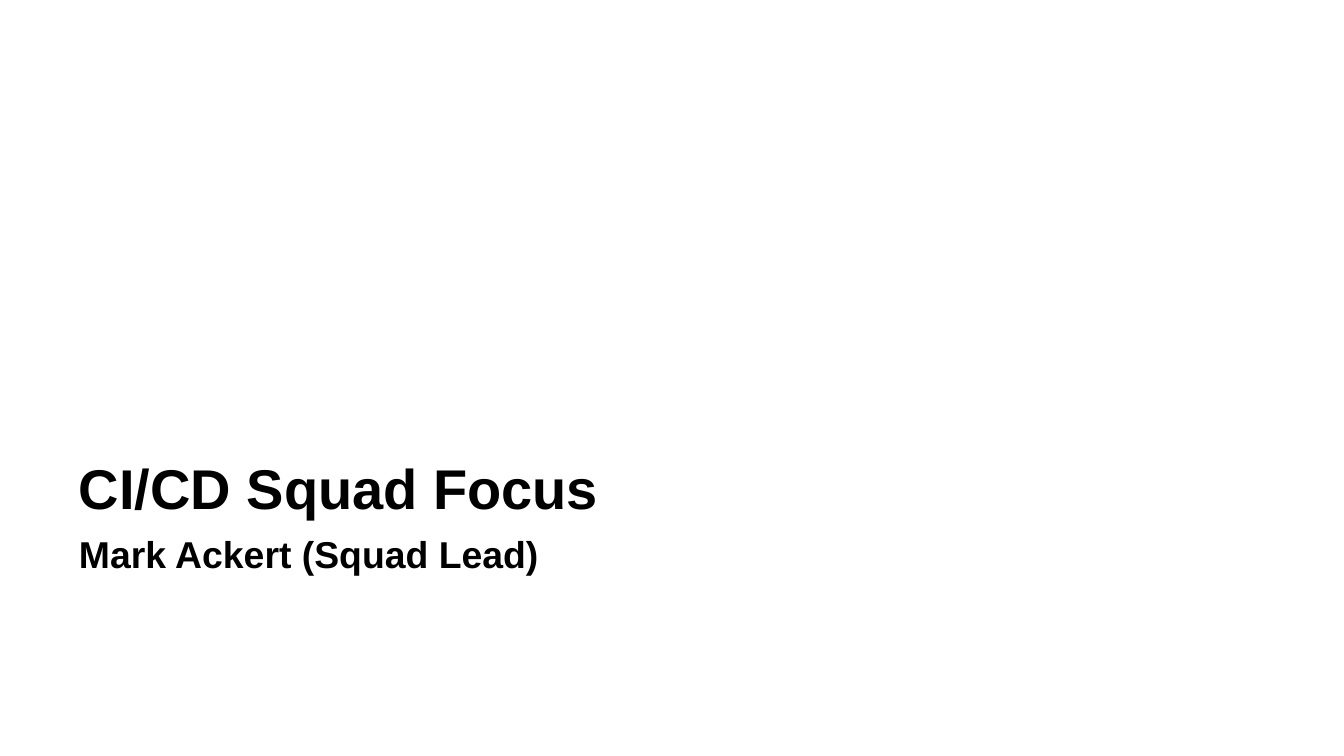
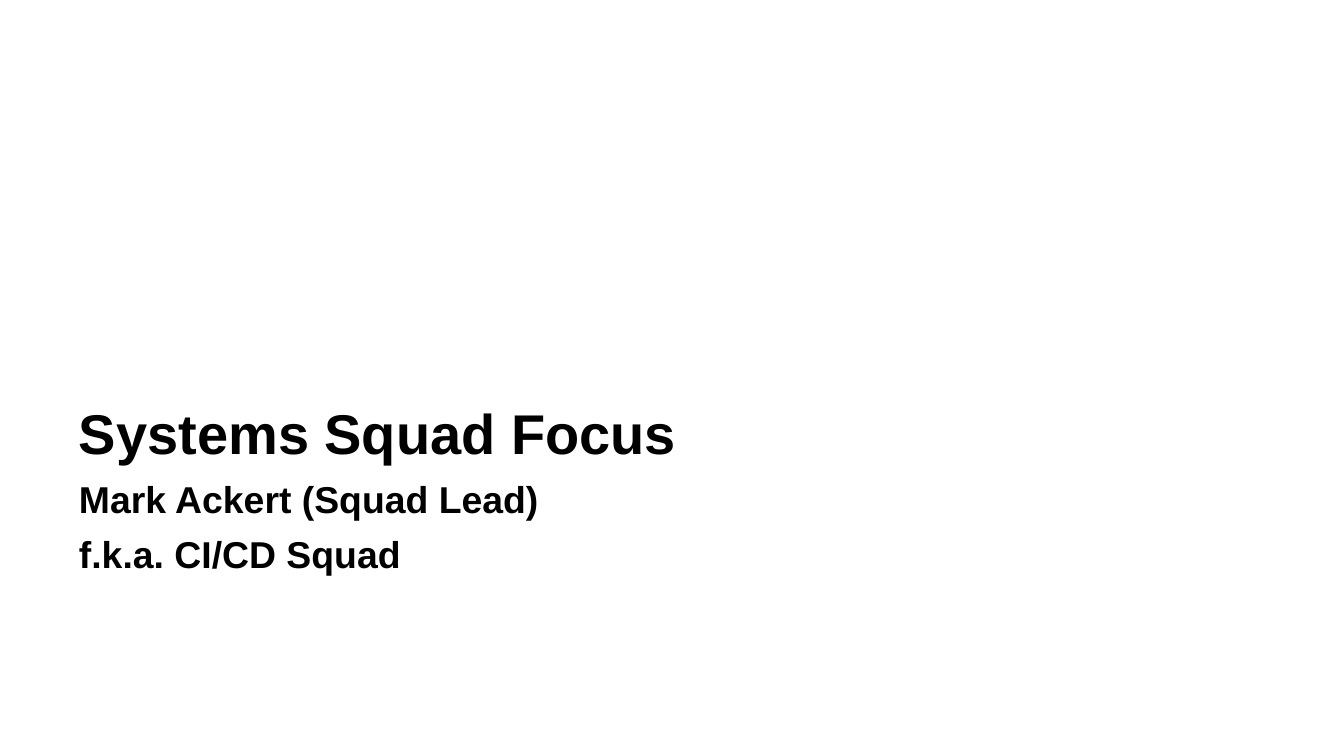
Before and after one commit to zowe/community, a slide deck: slide 17 of Project Management/20PI3 Planning/Zowe Community Squad Focus for 20PI3.pptx. Drawn at 1344x756 pixels with LibreOffice and Linux fonts; fonts in the diff are those of the drawing. Boxes give left, top, right and bottom in pixels: in the first picture for what was removed or moved away, otherwise in the second. Text is boxed around its words. In the diff, an @@ line names an element or a change of style, - is before the commit and + after.

Commit message:
systems squad and deployments wg

```diff
--- a/Project Management/20PI3 Planning/Zowe Community Squad Focus for 20PI3.pptx
+++ b/Project Management/20PI3 Planning/Zowe Community Squad Focus for 20PI3.pptx
@@ text at <box>79,413,676,464</box>: text changed @@
-CI/CD Squad Focus
+Systems Squad Focus
@@ text at <box>79,541,400,575</box>: paragraph added @@
+f.k.a. CI/CD Squad
```
Also in this commit, not shown: 4 other slides changed, 1 other file.
